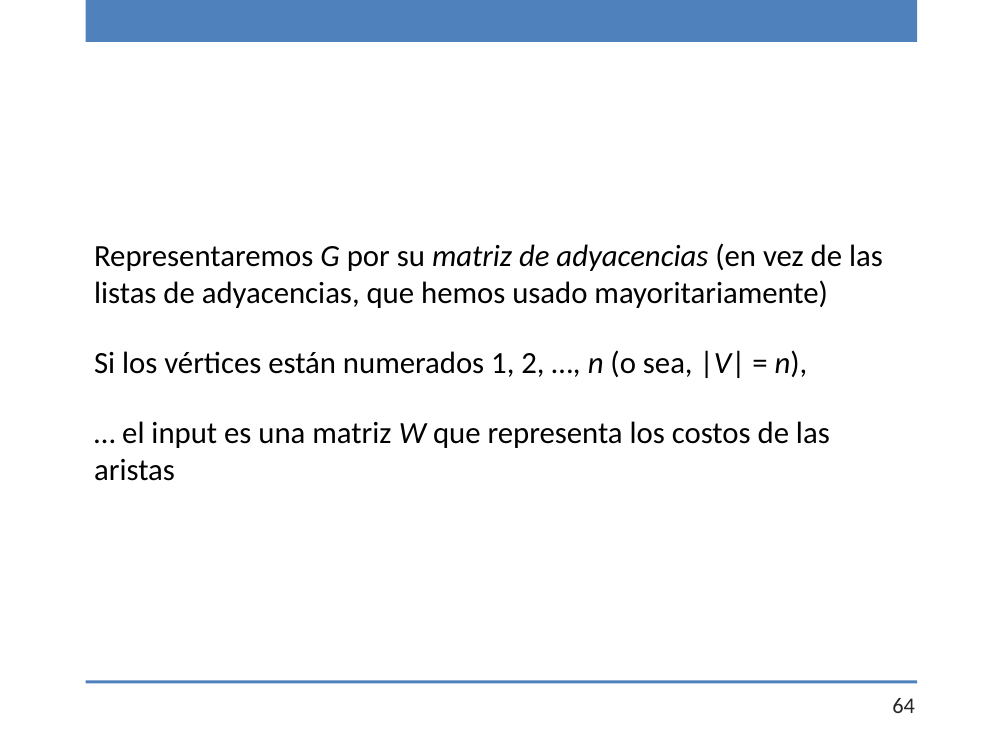
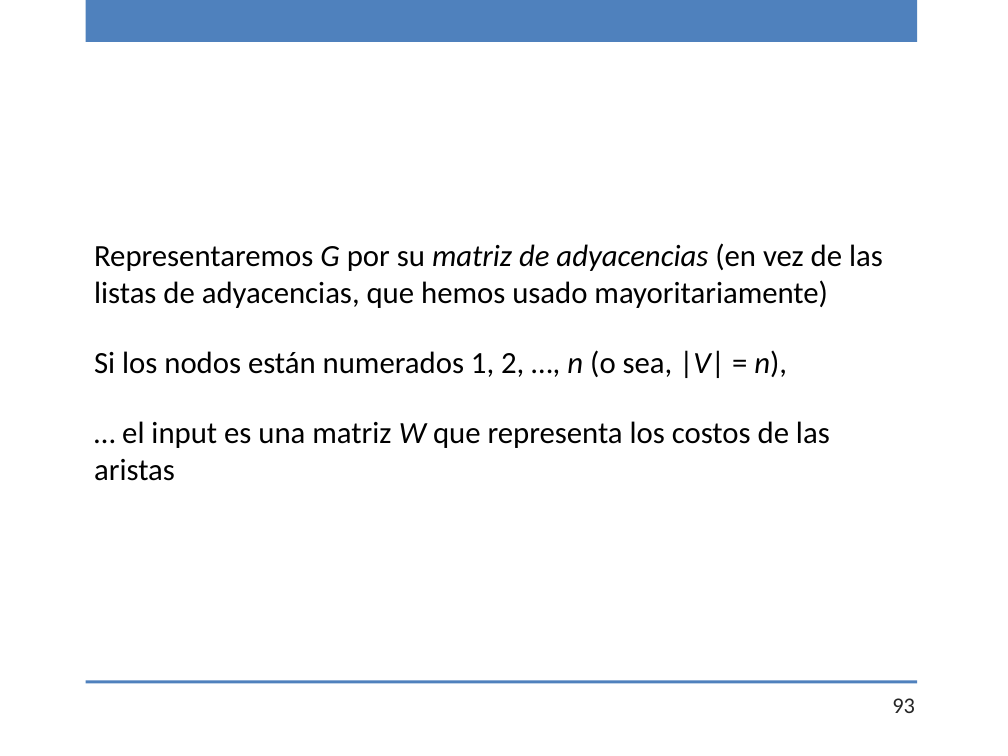
Before and after one commit to chris-carstens/2020-2, a slide deck: slide 93 of Clases/19 - Programación Dinámica/19-ProgDinámica.pptx (slide 64 before the commit). Drawn at 1008x756 pixels with LibreOffice and Linux fonts; fonts in the diff are those of the drawing. Boxes give left, top, right and bottom in pixels: in the first picture for what was removed or moved away, otherwise in the second. Text is boxed around its words. In the diff, an @@ line names an element or a change of style, - is before the commit and + after.

```diff
--- a/Clases/19 - Programación Dinámica/19-ProgDinámica.pptx
+++ b/Clases/19 - Programación Dinámica/19-ProgDinámica.pptx
@@ text at bbox=[94, 350, 787, 378]: text changed @@
-Si los vértices están numerados 1, 2, …, n (o sea, |V| = n),
+Si los nodos están numerados 1, 2, …, n (o sea, |V| = n),
@@ page number at bbox=[892, 698, 915, 713]: text changed @@
-64
+93
```
Also in this commit, not shown: 6 other slides changed, 29 slides added, 1 other file.
